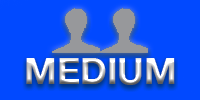
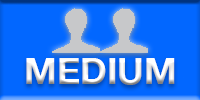
Before/after of a 200x100 layered artwork. What changed in the layer stack:
pixels changed over box(0, 0, 200, 100) (layer not identified)
